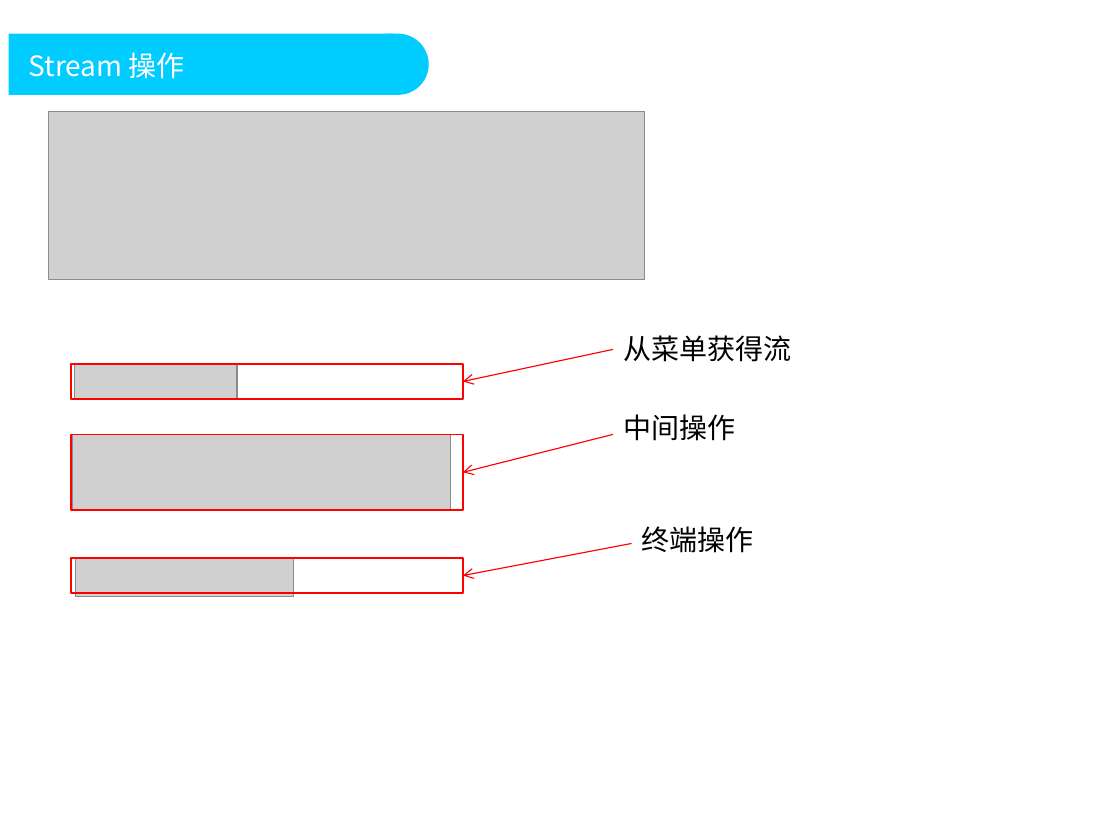
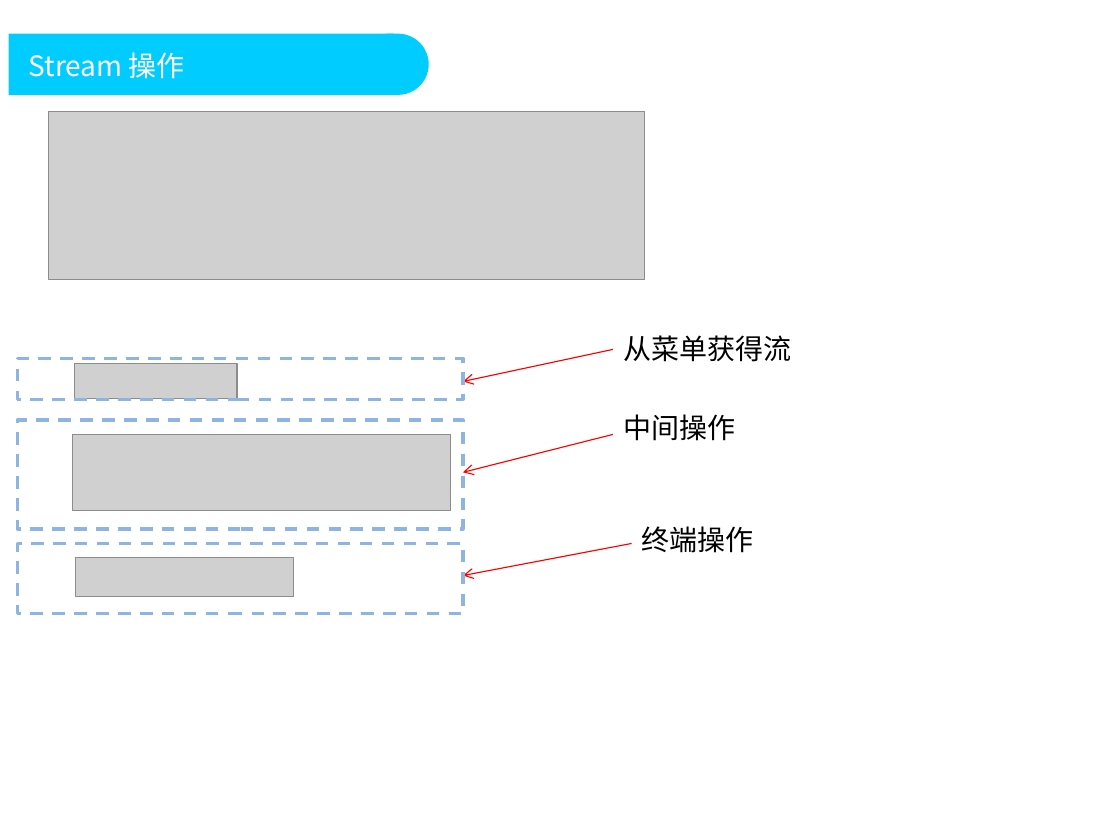
Before and after one commit to DoublePoint/MVC, a slide deck: slide 45 of 04相关插件/Java8/Java高级教程2.pptx (slide 46 before the commit). Drawn at 1120x840 pixels with LibreOffice and Linux fonts; fonts in the diff are those of the drawing; grey boxes stand for pictures; background and template pictures are left out. Boxes give left, top, right and bottom in pixels: in the first picture for what was removed or moved away, otherwise in the second. Text is boxed around its words. In the diff, an @@ line names an element or a change of style, - is before the commit and + after.

```diff
--- a/04相关插件/Java8/Java高级教程2.pptx
+++ b/04相关插件/Java8/Java高级教程2.pptx
@@ rectangle: place and size @@
-rectangle at <box>72,364,464,399</box>
+rectangle at <box>18,358,464,400</box>
@@ rectangle: place and size @@
-rectangle at <box>72,435,464,511</box>
+rectangle at <box>18,420,464,529</box>
@@ outline #FF0000 1 pt to #8EB4E3 2 pt dashed in 3 elements at <box>18,358,464,400</box>, <box>18,420,464,529</box>, <box>18,543,464,614</box> @@
@@ rectangle: place and size @@
-rectangle at <box>72,558,464,592</box>
+rectangle at <box>18,543,464,614</box>
```
Also in this commit, not shown: 35 other slides changed, 7 slides added, 1 slide removed, 14 other files.
